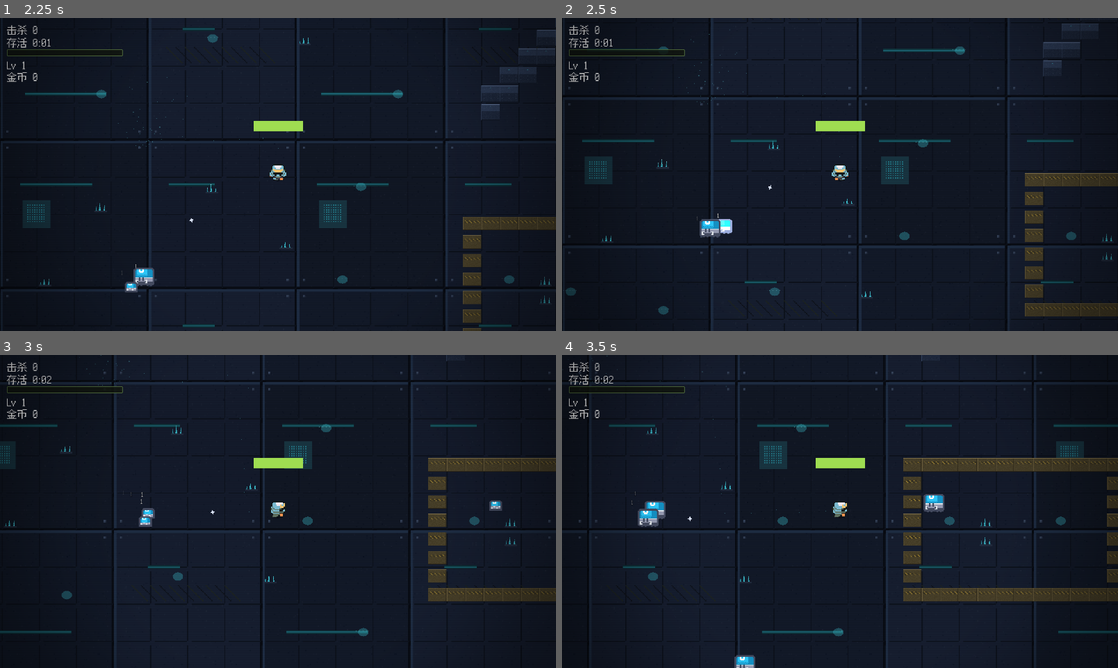
Above: before the commit, frames 1-4 (two rows, left to right).
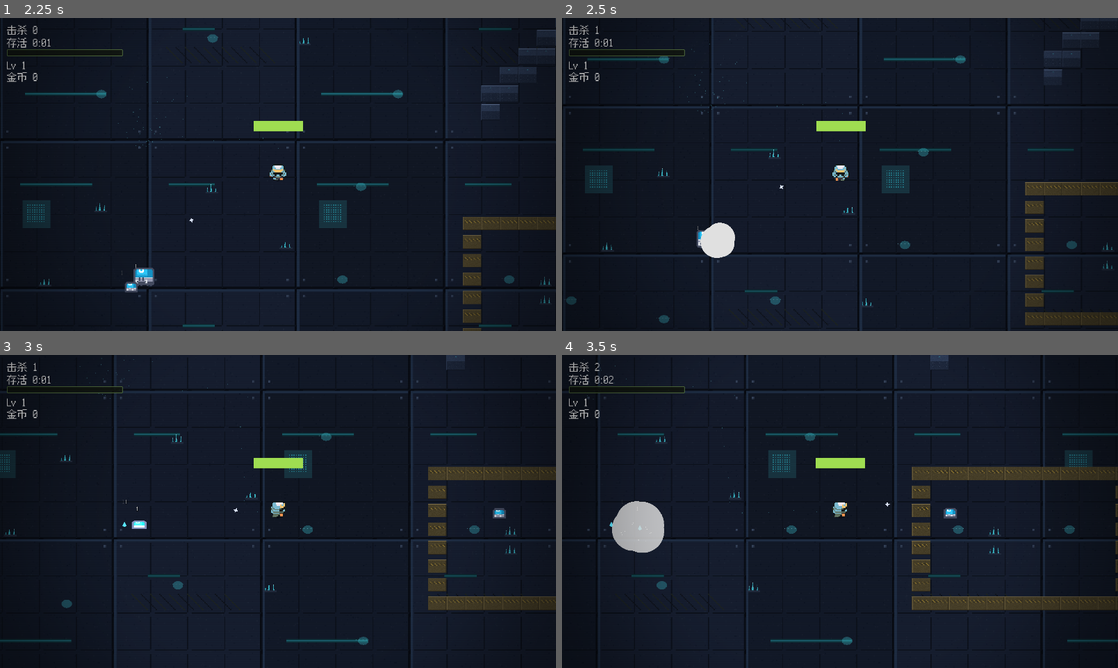
Above: after the commit, the same moments.

Repository: dkvkvk/my-survivors
Game: Godot game, scene res://main_menu.tscn
The game is run twice, just before and just after one commit, with the same random seed, the same clock (stepped at 60 frames per second) and the same inputs. Sound files missing from this copy of the repository are replaced by a short silence.
Inputs:
- Up to frame 1 (2.25 s): click "开始游戏" at 0.5 s; tap Enter at 1.25 s; hold D (move_right) 1.28-2.03 s; tap R at 1.35, 2.1 s; hold S (move_down) from 2.03 s (still down)
- Up to frame 2 (2.5 s): keep holding S (move_down)
- Up to frame 3 (3 s): release S (move_down) at 2.78 s; hold D (move_right) from 2.78 s (still down); tap R at 2.85 s
- Up to frame 4 (3.5 s): keep holding D (move_right)

Frame 1 is identical in both runs. In frame 2, 7.7% of the frame differs, in the area x 0-100%, y 0-100%; in frame 3, 6.9%; in frame 4, 12%, in the area x 1-100%, y 0-100%.

Commit message:
P4 首领与宝箱 + 修复死亡判定缩进与瓦片碰撞时序
- 首领：120s 首现、每 180s 一只，血量随击杀数递增（150+120/只）；
  三段循环 AI（追击 3s → 蓄力 0.7s 闪白 → 冲锋 0.8s 3.2 倍速）；
  头顶血条、击退抗性 80%、来袭全屏警告
- 宝箱：首领必掉，走近开启，随机奖励——50% 直升一级已持有武器
 （可触发进化）/ 50% 金币 15-25，飘字反馈
- 修复：mob.gd 死亡判定误缩进进击退上限分支（零击退时杀不死）；
  宝箱补碰撞形状；TileSet 先挂源再加碰撞（此前瓦片碰撞实际未生效）
- 测试：生成→属性→受击血条→击杀→掉宝→拾取→奖励 全链路 headless 通过

Diff:
--- a/balance.gd
+++ b/balance.gd
@@ -86,6 +86,26 @@
 const GUN_EVOLVE_EXTRA_BULLETS := 2
 const GUN_EVOLVE_FIRE_RATE_MULT := 1.2
 
+# 首领（P4）：每 BOSS_INTERVAL 秒来袭一只，血量按来过几只递增。
+# 三段循环 AI：追击 3s → 蓄力 0.7s（闪白预示）→ 冲锋 0.8s（3.2 倍速直线）。
+const BOSS_INTERVAL := 180.0
+const BOSS_FIRST_DELAY := 120.0  # 首只首领出现时间
+const BOSS_BASE_HP := 150
+const BOSS_HP_PER_KILL := 120  # 每击杀一只，下一只更肉
+const BOSS_SPEED := 170.0
+const BOSS_CHARGE_SPEED_MULT := 3.2
+const BOSS_CHARGE_PHASE := {"chase": 3.0, "windup": 0.7, "dash": 0.8}
+const BOSS_SCALE := 3.4
+const BOSS_COLOR := Color(1.6, 0.45, 0.45)
+const BOSS_XP := 50
+const BOSS_CONTACT := 3.0
+const BOSS_KNOCKBACK_RESIST := 0.2  # 吃击退的比率
+
+# 宝箱（P4）：首领必掉，走过去开启，随机奖励
+const CHEST_COIN_MIN := 15
+const CHEST_COIN_MAX := 25
+const CHEST_WEAPON_CHANCE := 0.5  # 一半概率直接升一级随机已持有武器
+
 # 击退（P1 打磨）：命中把敌人推开，数值为初速度（px/s），摩擦衰减见 mob.gd
 const KNOCKBACK_BULLET := 220.0
 const KNOCKBACK_BLADE := 160.0
--- /dev/null
+++ b/chest.gd
@@ -0,0 +1,97 @@
+extends Area2D
+
+## 宝箱（P4）：首领必掉，走过去开启，随机奖励——
+## 一半概率直接升一级随机已持有的武器（含触发进化），一半概率金币。
+## 外观代码绘制：棕木箱 + 金边 + 锁扣，带轻微浮动。
+
+
+@onready var player: CharacterBody2D = get_node("/root/Game/Player")
+@onready var game: Node2D = get_node("/root/Game")
+
+var _t := 0.0
+
+
+func _ready():
+	collision_layer = 0
+	collision_mask = 1
+	monitorable = false
+	var shape := CollisionShape2D.new()
+	var circle := CircleShape2D.new()
+	circle.radius = 30.0
+	shape.shape = circle
+	add_child(shape)
+	var body := Polygon2D.new()
+	body.polygon = PackedVector2Array([
+		Vector2(-20, -12), Vector2(20, -12), Vector2(24, 14),
+		Vector2(-24, 14),
+	])
+	body.color = Color(0.55, 0.36, 0.18)
+	add_child(body)
+	var lid := Polygon2D.new()
+	lid.polygon = PackedVector2Array([
+		Vector2(-22, -24), Vector2(22, -24), Vector2(20, -12), Vector2(-20, -12),
+	])
+	lid.color = Color(0.68, 0.46, 0.22)
+	add_child(lid)
+	for trim_y in [-24.0, -12.0, 14.0]:
+		var trim := Polygon2D.new()
+		trim.polygon = PackedVector2Array([
+			Vector2(-22, trim_y - 1.5), Vector2(22, trim_y - 1.5),
+			Vector2(22, trim_y + 1.5), Vector2(-22, trim_y + 1.5),
+		])
+		trim.color = Color(0.95, 0.78, 0.25)
+		add_child(trim)
+	var lock := Polygon2D.new()
+	lock.polygon = PackedVector2Array([
+		Vector2(-3, -16), Vector2(3, -16), Vector2(3, -8), Vector2(-3, -8),
+	])
+	lock.color = Color(1.0, 0.88, 0.4)
+	add_child(lock)
+	Juice.pop(self, 1.4)
+
+
+func _process(delta):
+	_t += delta
+	# 轻微上下浮动，提示可拾取
+	position.y += sin(_t * 3.0) * 4.0 * delta
+
+
+func _on_body_entered(body):
+	if body != player:
+		return
+	queue_free()
+	Audio.play("res://sounds/pickup.wav", false, 1.0, 0.35)
+	if randf() < Balance.CHEST_WEAPON_CHANCE:
+		var id := _pick_weapon_id()
+		player.apply_upgrade(id)
+		var card_name: String = _weapon_card_name(id)
+		Juice.damage_number(game, global_position + Vector2(0, -60), "宝箱：%s！" % card_name, {"color": Color(1.0, 0.85, 0.3), "scale": 1.5})
+	else:
+		var coins := randi_range(Balance.CHEST_COIN_MIN, Balance.CHEST_COIN_MAX)
+		game.call_deferred("add_run_coins", coins)
+		Juice.damage_number(game, global_position + Vector2(0, -60), "宝箱：金币 +%d" % coins, {"color": Color(1.0, 0.85, 0.3), "scale": 1.5})
+
+
+## 优先升级已持有的武器；都没持有则随机送一门
+func _pick_weapon_id() -> String:
+	var owned: Array = []
+	if player.orbit_blade_count > 0 or player.evolved_weapons.has("orbit_blade"):
+		owned.append("orbit_blade")
+	if player.aura_level > 0 or player.evolved_weapons.has("aura"):
+		owned.append("aura")
+	if player.extra_bullets > 0 or player.evolved_weapons.has("split_shot"):
+		owned.append("split_shot")
+	if owned.is_empty():
+		owned = ["orbit_blade", "aura", "split_shot"]
+	return owned[randi() % owned.size()]
+
+
+func _weapon_card_name(id: String) -> String:
+	match id:
+		"orbit_blade":
+			return "环形刀刃 +1"
+		"aura":
+			return "灼热光环 +1"
+		"split_shot":
+			return "分裂弹头 +1"
+	return ""
--- /dev/null
+++ b/chest.tscn
@@ -0,0 +1,11 @@
+[gd_scene format=3]
+
+[ext_resource type="Script" path="res://chest.gd" id="1_chest"]
+
+[node name="Chest" type="Area2D"]
+collision_layer = 0
+collision_mask = 1
+monitorable = false
+script = ExtResource("1_chest")
+
+[connection signal="body_entered" from="." to="." method="_on_body_entered"]
--- a/chunk_map.gd
+++ b/chunk_map.gd
@@ -219,6 +219,8 @@
 	var src := TileSetAtlasSource.new()
 	src.texture = load("res://assets/tiles/tileset.png")
 	src.texture_region_size = Vector2(TILE, TILE)
+	# 注意：先把图块源挂到 TileSet（物理层数据此生效），再创建图块与碰撞
+	_tile_set.add_source(src, 0)
 	for i in TILES.size():
 		var coords := Vector2i(i, 0)
 		src.create_tile(coords)
@@ -236,7 +238,6 @@
 			var td: TileData = src.get_tile_data(coords, 0)
 			td.add_collision_polygon(0)
 			td.set_collision_polygon_points(0, 0, pts)
-	_tile_set.add_source(src, 0)
 
 
 func _ensure_around(pos: Vector2) -> void:
--- a/game.gd
+++ b/game.gd
@@ -4,6 +4,8 @@
 var run_time := 0.0
 var run_coins := 0  # 本局拾取的金币，死亡时结算入存档余额
 var current_wave: Dictionary = Balance.WAVES[0]
+var boss_kill_count := 0  # 击杀首领数，决定下一只的血量
+var _boss_timer := 0.0
 
 @onready var player = $Player
 
@@ -17,6 +19,7 @@
 	player.leveled_up.connect(_on_player_leveled_up)
 	_chunk_map = preload("res://chunk_map.gd").new()
 	add_child(_chunk_map)
+	_boss_timer = Balance.BOSS_FIRST_DELAY  # 首领倒计时（P4）
 
 
 func _process(delta):
@@ -36,6 +39,11 @@
 		%LowHpWarning.color.a = urgency * (0.14 + 0.12 * absf(sin(Time.get_ticks_msec() / (160.0 - 60.0 * urgency))))
 	else:
 		%LowHpWarning.color.a = 0.0
+	# 首领倒计时（P4）：到点且上一只已被击杀才刷新
+	if _boss_timer > 0.0:
+		_boss_timer -= delta
+		if _boss_timer <= 0.0:
+			_spawn_boss()
 
 
 func spawn_mob():
@@ -65,6 +73,31 @@
 	%CoinLabel.text = "金币 %d" % run_coins
 
 
+## 刷新一只首领（P4）：血量随击杀数递增，三段冲锋 AI，死后掉宝箱
+func _spawn_boss() -> void:
+	%PathFollow2D.progress_ratio = randf()
+	var boss = preload("res://mob.tscn").instantiate()
+	boss.global_position = %PathFollow2D.global_position
+	add_child(boss)
+	boss.setup_boss(boss_kill_count * Balance.BOSS_HP_PER_KILL)
+	boss.died.connect(_on_boss_died)
+	_show_boss_warn()
+
+
+func _on_boss_died() -> void:
+	boss_kill_count += 1
+	_boss_timer = Balance.BOSS_INTERVAL  # 下一只开始倒计时
+
+
+func _show_boss_warn() -> void:
+	Audio.play("res://sounds/game-over.wav", false, 1.4, 0.3)
+	%BossWarnLabel.modulate.a = 1.0
+	%BossWarnLabel.show()
+	var tw := create_tween()
+	tw.tween_interval(1.6)
+	tw.tween_property(%BossWarnLabel, "modulate:a", 0.0, 0.8)
+
+
 func _on_player_leveled_up():
 	%LevelUpUI.present(player)
 
--- a/mob.gd
+++ b/mob.gd
@@ -13,6 +13,12 @@
 var approach_offset := Vector2.from_angle(randf() * TAU) * randf_range(6.0, 26.0)
 # 受击击退的当前速度（px/s），每帧摩擦衰减，数值见 balance.gd 的 KNOCKBACK_*
 var _knockback := Vector2.ZERO
+
+# 首领模式（P4）：三段循环 AI + 头顶血条 + 击退抗性
+var is_boss := false
+var _charge_state := 0  # 0=追击 1=蓄力 2=冲锋
+var _charge_timer := 0.0
+var _charge_dir := Vector2.ZERO
 
 @onready var player: CharacterBody2D = get_node("/root/Game/Player")
 
@@ -34,6 +40,22 @@
 	%Slime.set_variant(def["sprites"])
 
 
+## 升格为首领（P4）：属性覆盖 + 头顶血条。hp_bonus 为按击杀数递增的血量。
+func setup_boss(hp_bonus: int) -> void:
+	is_boss = true
+	setup("tank")  # 复用重甲兵贴图，放大染色
+	health = Balance.BOSS_BASE_HP + hp_bonus
+	speed = Balance.BOSS_SPEED
+	xp_value = Balance.BOSS_XP
+	contact_damage = Balance.BOSS_CONTACT
+	scale = Vector2.ONE * Balance.BOSS_SCALE
+	%Slime.modulate = Balance.BOSS_COLOR
+	_charge_timer = Balance.BOSS_CHARGE_PHASE["chase"]
+	%BossBar.max_value = health
+	%BossBar.value = health
+	%BossBar.show()
+
+
 func _physics_process(delta):
 	# 防护：坐标一旦非有限值（物理求解器极端情况的自愈），传回战场随机点
 	if not is_finite(global_position.x) or not is_finite(global_position.y):
@@ -41,16 +63,44 @@
 		velocity = Vector2.ZERO
 		return
 
-	var to_target := (player.global_position + approach_offset) - global_position
-	var dist := to_target.length()
-	if is_finite(dist) and dist > attack_range:
-		velocity = to_target.normalized() * speed
+	if is_boss:
+		_boss_ai(delta)
 	else:
-		velocity = Vector2.ZERO
+		var to_target := (player.global_position + approach_offset) - global_position
+		var dist := to_target.length()
+		if is_finite(dist) and dist > attack_range:
+			velocity = to_target.normalized() * speed
+		else:
+			velocity = Vector2.ZERO
 	move_and_slide()
 	# 击退位移叠加在行走之上，指数式衰减回正
 	position += _knockback * delta
 	_knockback = _knockback.move_toward(Vector2.ZERO, Balance.KNOCKBACK_FRICTION * delta)
+
+
+## 首领三段循环：追击 → 蓄力（闪白预示）→ 直线冲锋
+func _boss_ai(delta):
+	_charge_timer -= delta
+	match _charge_state:
+		0:
+			var to_player := player.global_position - global_position
+			velocity = to_player.limit_length(1.0) * speed
+			if _charge_timer <= 0.0:
+				_charge_state = 1
+				_charge_timer = Balance.BOSS_CHARGE_PHASE["windup"]
+				Juice.flash(%Slime, Color(3.5, 2.5, 0.8), 0.55)
+		1:
+			velocity = Vector2.ZERO
+			if _charge_timer <= 0.0:
+				_charge_state = 2
+				_charge_timer = Balance.BOSS_CHARGE_PHASE["dash"]
+				_charge_dir = (player.global_position - global_position).normalized()
+				Audio.play("res://sounds/hurt.wav", false, 0.7, 0.15)
+		2:
+			velocity = _charge_dir * speed * Balance.BOSS_CHARGE_SPEED_MULT
+			if _charge_timer <= 0.0:
+				_charge_state = 0
+				_charge_timer = Balance.BOSS_CHARGE_PHASE["chase"]
 
 
 func take_damage(amount := 1, knockback := Vector2.ZERO):
@@ -59,19 +109,24 @@
 	Juice.flash(%Slime)
 	Juice.damage_number(get_parent(), global_position + Vector2(0, -48), amount)
 	health -= amount
+	if is_boss:
+		knockback *= Balance.BOSS_KNOCKBACK_RESIST
+		%BossBar.value = maxf(health, 0.0)
 	_knockback += knockback
 	if _knockback.length() > Balance.KNOCKBACK_MAX:
 		_knockback = _knockback.normalized() * Balance.KNOCKBACK_MAX
 
 	# 注意用 <=：升伤害卡后可能一枪从 1 血打到 -1，用 == 判断会永远杀不死
-		if health <= 0:
-			died.emit()
-			Audio.play("res://sounds/enemy-die.wav", true, randf_range(0.9, 1.1), 0.15)
-			Juice.shake(player.get_node("Camera2D"), 0.35)
-			Juice.hitstop(0.05)
-			drop_xp_gem()
-			drop_coins()
-			_burst_debris()
+	if health <= 0:
+		died.emit()
+		Audio.play("res://sounds/enemy-die.wav", true, randf_range(0.9, 1.1), 0.15)
+		Juice.shake(player.get_node("Camera2D"), 0.35)
+		Juice.hitstop(0.05)
+		drop_xp_gem()
+		drop_coins()
+		if is_boss:
+			drop_chest()
+		_burst_debris()
 		var smoke_scene = preload("res://smoke_explosion/smoke_explosion.tscn")
 		var smoke = smoke_scene.instantiate()
 		get_parent().add_child(smoke)
@@ -100,6 +155,13 @@
 		coin.global_position = global_position + offset
 
 
+## 首领死亡必掉宝箱（P4）
+func drop_chest():
+	var chest = preload("res://chest.tscn").instantiate()
+	get_parent().add_child(chest)
+	chest.global_position = global_position
+
+
 ## 死亡时爆一圈同色碎片（一次性粒子，纯代码创建，播完自毁）
 func _burst_debris():
 	var burst := CPUParticles2D.new()
--- a/mob.tscn
+++ b/mob.tscn
@@ -5,6 +5,9 @@
 
 [sub_resource type="CircleShape2D" id="CircleShape2D_ypitm"]
 radius = 40.0
+
+[sub_resource type="StyleBoxFlat" id="StyleBoxFlat_boss"]
+bg_color = Color(0.85, 0.2, 0.16, 1)
 
 [node name="Mob" type="CharacterBody2D" unique_id=1758012314]
 collision_layer = 2
@@ -17,6 +20,17 @@
 scale = Vector2(3, 3)
 script = ExtResource("2_esprite")
 
+[node name="BossBar" type="ProgressBar" parent="."]
+unique_name_in_owner = true
+visible = false
+z_index = 100
+offset_left = -50.0
+offset_top = -90.0
+offset_right = 50.0
+offset_bottom = -74.0
+theme_override_styles/fill = SubResource("StyleBoxFlat_boss")
+show_percentage = false
+
 [node name="CollisionShape2D" type="CollisionShape2D" parent="." unique_id=469449182]
 position = Vector2(0, -24)
 shape = SubResource("CircleShape2D_ypitm")
--- a/survivors_game.tscn
+++ b/survivors_game.tscn
@@ -195,6 +195,26 @@
 theme_override_font_sizes/font_size = 36
 text = "金币 0"
 
+[node name="BossWarnLabel" type="Label" parent="HUD" unique_id=971100012]
+unique_name_in_owner = true
+anchors_preset = 8
+anchor_left = 0.5
+anchor_top = 0.5
+anchor_right = 0.5
+anchor_bottom = 0.5
+offset_left = -400.0
+offset_top = -460.0
+offset_right = 400.0
+offset_bottom = -400.0
+grow_horizontal = 2
+grow_vertical = 2
+theme_override_font_sizes/font_size = 48
+modulate = Color(1, 0.5, 0.4, 1)
+text = "⚠ 首领来袭 ⚠"
+horizontal_alignment = 1
+vertical_alignment = 1
+visible = false
+
 [node name="LowHpWarning" type="ColorRect" parent="HUD" unique_id=971100010]
 unique_name_in_owner = true
 anchors_preset = 15
Not shown, added: chest.gd.uid
Not shown, changed: ARCHITECTURE.md
Not shown, changed: README.md
